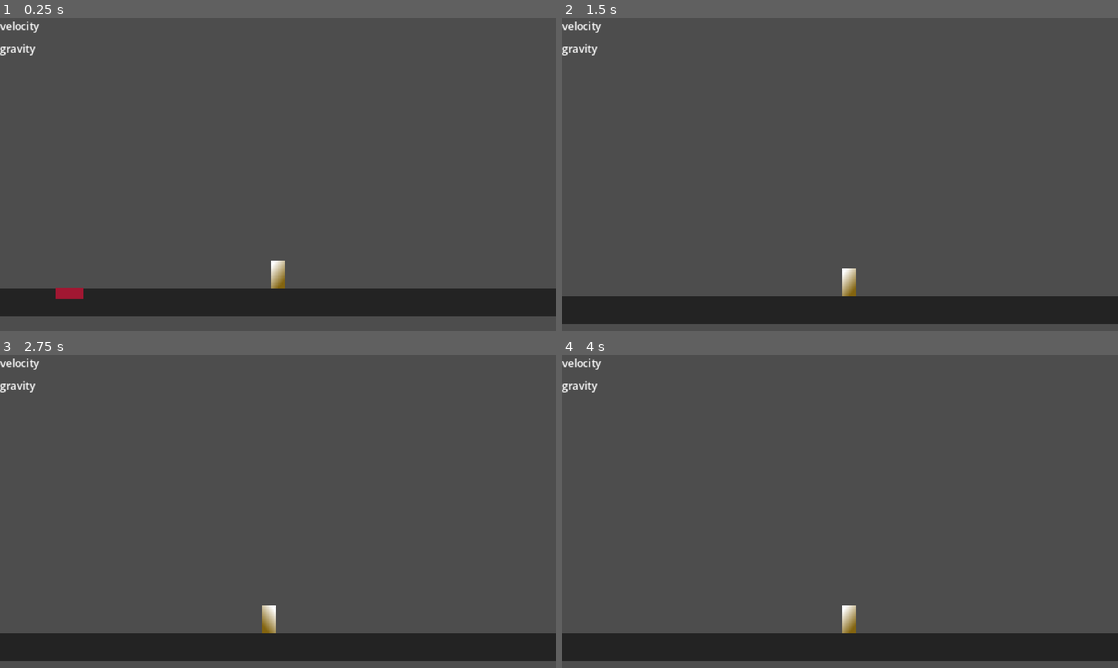
Above: before the commit, frames 1-4 (two rows, left to right).
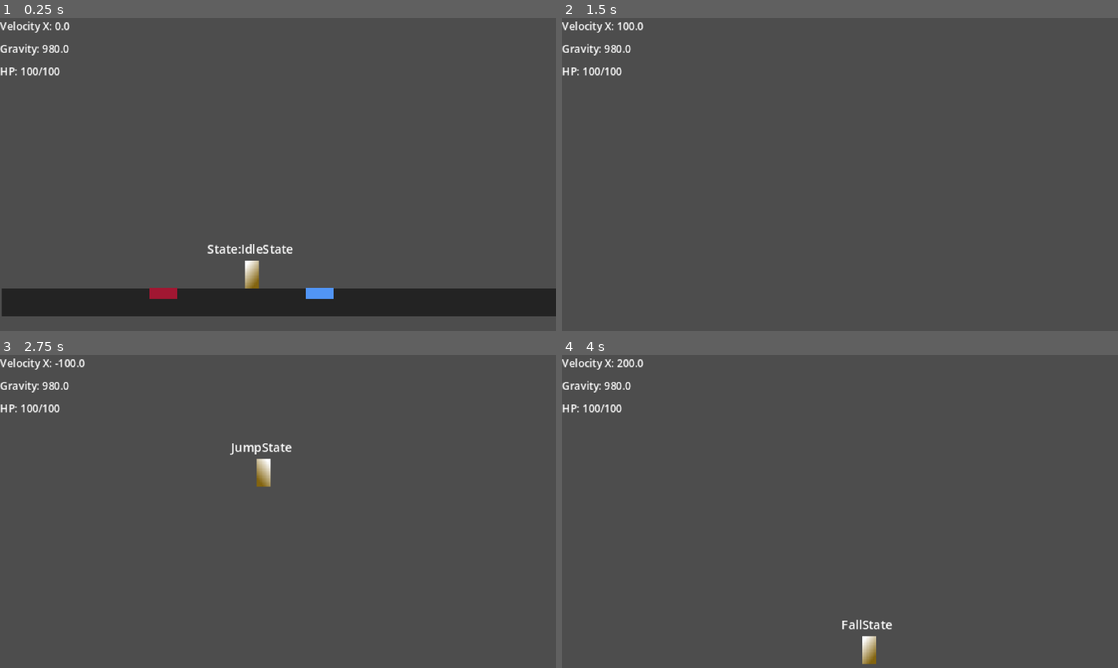
Above: after the commit, the same moments.

Repository: fixitman/plat
Game: Godot game, scene res://scenes/areas/area_1.tscn
Same seed, same stepped clock (60 frames per second), same inputs: the game is played once before the commit and once after it.
Inputs:
- Up to frame 1 (0.25 s): no input
- Up to frame 2 (1.5 s): hold Z (attack) 0.53-1.28 s; hold Right (move_right) from 0.53 s (still down); tap Up (jump) at 0.77, 0.8, 1.07, 1.35 s
- Up to frame 3 (2.75 s): tap Up (jump) at 1.52, 1.82, 2.3 s; tap Z (attack) at 1.55 s; release Right (move_right) at 2.03 s; hold Left (move_left) from 2.03 s (still down); hold Z (attack) from 2.03 s (still down)
- Up to frame 4 (4 s): release Left (move_left) at 2.78 s; release Z (attack) at 2.78 s; hold Right (move_right) from 2.78 s (still down); tap Z (attack) at 2.85 s; tap Up (jump) at 3.02, 3.32 s; hold Up (jump) from 3.53 s (still down)

The runs differ from the first frame. In frame 1, 1.8% of the frame differs, in the area x 0-60%, y 1-96%; in frame 2, 9.7%; in frame 3, 10%, in the area x 0-100%, y 1-98%; in frame 4, 9.8%.
Error before the commit: Trying to call an async function without "await". (res://scenes/player/player_state_machine.gd:23)

Commit message:
completely redid all states

Diff:
--- a/00_General/State.gd
+++ b/00_General/State.gd
@@ -1,26 +1,24 @@
 extends Node
 class_name State
 
-var player : CharacterBody2D
+var player : Player
 var state_machine : PlayerStateMachine
 
 
 func init() -> void:
 	pass
 
+func enter(previous_state: State) -> void:
+	pass
+
+func state_input(_event: InputEvent) -> State:
+	return null
+
 func state_process(_delta: float) -> State:
 	return null
-
 
 func state_physics_process(_delta: float) -> State:
 	return null
 
-
-func state_input(_event: InputEvent) -> State:
-	return null
-
-func enter(previous_state: State) -> void:
-	pass
-
 func exit() -> void:
 	pass
--- /dev/null
+++ b/00_General/fountain.tscn
@@ -0,0 +1,33 @@
+[gd_scene format=3 uid="uid://c0w8jdxkekyw2"]
+
+[ext_resource type="Script" uid="uid://b5jmwtxr8ch4b" path="res://00_General/hit-hurt_boxes/HitBox.gd" id="1_aswx0"]
+
+[sub_resource type="Gradient" id="Gradient_byk4j"]
+colors = PackedColorArray(1, 1, 1, 1, 1, 1, 1, 1)
+
+[sub_resource type="GradientTexture2D" id="GradientTexture2D_lxesk"]
+gradient = SubResource("Gradient_byk4j")
+width = 16
+height = 4
+fill_from = Vector2(0, 0.0042735045)
+
+[sub_resource type="RectangleShape2D" id="RectangleShape2D_lxesk"]
+size = Vector2(16, 6)
+
+[node name="Fountain" type="Area2D" unique_id=1797966165]
+collision_layer = 0
+collision_mask = 4
+script = ExtResource("1_aswx0")
+damage = 1
+metadata/_custom_type_script = "uid://b5jmwtxr8ch4b"
+
+[node name="Sprite2D" type="Sprite2D" parent="." unique_id=1569711018]
+modulate = Color(0.31644693, 0.5835687, 0.9642337, 1)
+position = Vector2(0, 3)
+scale = Vector2(1, 1.546875)
+texture = SubResource("GradientTexture2D_lxesk")
+
+[node name="CollisionShape2D" type="CollisionShape2D" parent="." unique_id=1383251885]
+position = Vector2(0, 2)
+shape = SubResource("RectangleShape2D_lxesk")
+debug_color = Color(0.063522294, 0.6204562, 0.55078435, 0.41960785)
--- a/00_General/hit-hurt_boxes/HitBox.gd
+++ b/00_General/hit-hurt_boxes/HitBox.gd
@@ -1,6 +1,6 @@
 class_name HitBox extends Area2D
 
-@export var damage: int = 10
+@export var damage: int = -10
 
 
 # Called when the node enters the scene tree for the first time.
--- a/scenes/areas/area_1.tscn
+++ b/scenes/areas/area_1.tscn
@@ -4,6 +4,7 @@
 [ext_resource type="PackedScene" uid="uid://dtwc23qip6cuj" path="res://scenes/areas/Plat.tscn" id="2_h3qae"]
 [ext_resource type="PackedScene" uid="uid://dm73gkenfy6r" path="res://00_General/fire.tscn" id="3_h3qae"]
 [ext_resource type="Script" uid="uid://yaj05bnyuka3" path="res://scenes/areas/hud.gd" id="4_ay52s"]
+[ext_resource type="PackedScene" uid="uid://c0w8jdxkekyw2" path="res://00_General/fountain.tscn" id="5_hvyvl"]
 
 [sub_resource type="RectangleShape2D" id="RectangleShape2D_lxesk"]
 size = Vector2(1190, 16)
@@ -12,11 +13,13 @@
 
 [node name="CanvasLayer" type="CanvasLayer" parent="." unique_id=342628907]
 
-[node name="HUD" type="Control" parent="CanvasLayer" unique_id=569289868]
+[node name="HUD" type="Control" parent="CanvasLayer" unique_id=1364699996]
 layout_mode = 3
-anchors_preset = 0
-offset_right = 40.0
-offset_bottom = 40.0
+anchors_preset = 15
+anchor_right = 1.0
+anchor_bottom = 1.0
+grow_horizontal = 2
+grow_vertical = 2
 script = ExtResource("4_ay52s")
 
 [node name="Debug" type="VBoxContainer" parent="CanvasLayer/HUD" unique_id=1456012676]
@@ -36,14 +39,18 @@
 theme_override_font_sizes/font_size = 6
 text = "gravity"
 
+[node name="HP" type="Label" parent="CanvasLayer/HUD/Debug" unique_id=457503426]
+unique_name_in_owner = true
+layout_mode = 2
+theme_override_font_sizes/font_size = 6
+text = "hp"
+
 [node name="Player" parent="." unique_id=849719576 instance=ExtResource("2_dgl8q")]
 unique_name_in_owner = true
 z_index = 10
-position = Vector2(213, 160)
+position = Vector2(144, 160)
 collision_layer = 2
 collision_mask = 1
-SPEED = 64.0
-JUMP_VELOCITY = -2000.0
 
 [node name="World" type="Node2D" parent="." unique_id=1259490127]
 
@@ -65,5 +72,9 @@
 z_as_relative = false
 position = Vector2(93, 160)
 
+[node name="Fountain" parent="World" unique_id=1603320718 instance=ExtResource("5_hvyvl")]
+position = Vector2(183, 160)
+damage = -1000000
+
 [node name="1wayPlatform" parent="." unique_id=146597342 instance=ExtResource("2_h3qae")]
 position = Vector2(248, 136)
--- a/scenes/areas/hud.gd
+++ b/scenes/areas/hud.gd
@@ -2,15 +2,21 @@
 @onready var velocity_y: Label = %VelocityY
 @onready var player: Player = %Player
 @onready var gravity: Label = %Gravity
+@onready var hp: Label = %HP
 
 
-# Called when the node enters the scene tree for the first time.
+func _ready() -> void:
+	player.hp_changed.connect(update_hp)
 
 
 # Called every frame. 'delta' is the elapsed time since the previous frame.
 func _process(delta: float) -> void:
-	if player != null && player.velocity.y <0:
-		velocity_y.text = "Velocity Y: " + str(floor(160 - player.position.y))
+	if player != null:
+		velocity_y.text = "Velocity X: " + str(player.velocity.x)
 		gravity.text = "Gravity: " + str(player.get_gravity().y)
 
 	pass
+
+
+func update_hp(new_hp, max_hp):
+	hp.text = "HP: %s/%s" % [new_hp, max_hp]
--- a/scenes/player/air_state.gd
+++ /dev/null
@@ -1,20 +0,0 @@
-class_name AirState extends State
-
-@export var ground_state: State
-@export var attack_state: State
-
-func state_physics_process(delta: float) -> State:
-
-	if player.is_on_floor():
-		return ground_state
-
-	return null
-
-
-func state_input(event: InputEvent) -> State:
-	if event.is_action_pressed("attack"):
-		return attack_state
-	elif(player.is_on_floor()):
-		return ground_state
-	else:
-		return null
--- a/scenes/player/attack_state.gd
+++ b/scenes/player/attack_state.gd
@@ -1,11 +1,28 @@
 class_name AttackState extends State
 
 @onready var hitbox_collider: CollisionShape2D = %CollisionShape2D
-@onready var ground_state: State = %GroundState
+
+@export var idle_state : IdleState
+@export var jump_state : JumpState
+@export var fall_state : FallState
 
 
-func state_process(_delta: float) -> State:
-	hitbox_collider.disabled = false
-	await get_tree().create_timer(.2).timeout
-	hitbox_collider.disabled = true
-	return state_machine.previous_state
+func enter(previous_state: State) -> void:
+	player.play_animation("attack")
+	player.animation_player.animation_finished.connect(on_animation_finished)
+
+func on_animation_finished(_anim: String):
+	if player.is_on_floor():
+		state_machine.change_state(idle_state)
+	elif player.velocity.y < 0:
+		state_machine.change_state(jump_state)
+	else:
+		state_machine.change_state(fall_state)
+
+func state_physics_process(delta: float) -> State:
+	player.apply_gravity(delta)
+	player.move_and_slide()
+	return null
+
+func exit() -> void:
+	player.animation_player.animation_finished.disconnect(on_animation_finished)
--- /dev/null
+++ b/scenes/player/fall_state.gd
@@ -0,0 +1,39 @@
+class_name FallState extends State
+
+@export var idle_state: IdleState
+@export var walk_state: WalkState
+@export var attack_state: AttackState
+@export var jump_force: float = 400
+@export var air_speed: float = 200
+
+func init() -> void:
+	pass
+
+func enter(previous_state: State) -> void:
+	player.play_animation("fall")
+	pass
+
+func state_input(event: InputEvent) -> State:
+	if event.is_action_pressed("attack"):
+		return attack_state
+	return null
+
+func state_process(_delta: float) -> State:
+	return null
+
+func state_physics_process(delta: float) -> State:
+	player.apply_gravity(delta)
+	player.update_direction()
+	player.update_sprite_flip()
+	if player.direction:
+		player.velocity.x = player.direction * air_speed
+	else:
+		player.velocity.x = move_toward(player.velocity.x,0,air_speed * 2 * delta)#should take .5 sec
+	player.move_and_slide()
+
+	if player.is_on_floor():
+		return walk_state if player.direction else idle_state
+	return null
+
+func exit() -> void:
+	pass
--- a/scenes/player/ground_state.gd
+++ /dev/null
@@ -1,18 +0,0 @@
-extends State
-
-@export var air_state :State
-@export var attack_state: State
-
-
-
-func state_input(event: InputEvent) -> State:
-	if event.is_action_pressed("jump"):
-		print("jump" + str(player.jump_velocity))
-		player.velocity.y = player.jump_velocity
-		return  air_state
-
-	if event.is_action_pressed("attack"):
-		return attack_state
-
-
-	return null
--- /dev/null
+++ b/scenes/player/idle_state.gd
@@ -0,0 +1,44 @@
+class_name IdleState extends State
+
+@export var walk_state: State
+@export var attack_state: State
+@export var jump_state : State
+
+
+func init() -> void:
+	pass
+
+func enter(previous_state: State) -> void:
+	player.play_animation("idle")
+	player.velocity = Vector2.ZERO
+	pass
+
+func state_input(event: InputEvent) -> State:
+	if event.is_action_pressed("jump") && player.is_on_floor():
+		return jump_state
+	if event.is_action_pressed("attack"):
+		return attack_state
+	if event.is_action_pressed("move_left") || event.is_action_pressed("move_right"):
+		return walk_state
+	return null
+
+func state_process(_delta: float) -> State:
+
+
+	return null
+
+func state_physics_process(delta: float) -> State:
+	player.apply_gravity(delta)
+	player.update_direction()
+	player.update_sprite_flip()
+	player.move_and_slide()
+
+	if !player.is_on_floor():
+		return jump_state
+
+	if player.direction:
+		return walk_state
+	return null
+
+func exit() -> void:
+	pass
--- /dev/null
+++ b/scenes/player/jump_state.gd
@@ -0,0 +1,46 @@
+class_name JumpState extends State
+
+@export var idle_state: IdleState
+@export var walk_state: WalkState
+@export var attack_state: AttackState
+@export var fall_state: FallState
+@export var jump_force: float = 400
+@export var air_speed: float = 200
+
+func init() -> void:
+	pass
+
+func enter(previous_state: State) -> void:
+	if !player.is_on_floor():
+		return
+	player.play_animation("jump")
+	player.velocity.y = -jump_force
+	pass
+
+func state_input(event: InputEvent) -> State:
+	if event.is_action_pressed("attack"):
+		return attack_state
+	return null
+
+func state_process(_delta: float) -> State:
+	return null
+
+func state_physics_process(delta: float) -> State:
+	player.apply_gravity(delta)
+	player.update_direction()
+	player.update_sprite_flip()
+	if player.direction:
+		player.velocity.x = player.direction * air_speed
+	else:
+		player.velocity.x = move_toward(player.velocity.x,0,air_speed * 2 * delta)#should take .5 sec
+	player.move_and_slide()
+
+	if player.is_on_floor():
+		return walk_state if player.direction else idle_state
+
+	if player.velocity.y > 0:
+		return fall_state
+	return null
+
+func exit() -> void:
+	pass
--- a/scenes/player/player.gd
+++ b/scenes/player/player.gd
@@ -1,41 +1,46 @@
 class_name Player extends CharacterBody2D
 
-@export var SPEED = 200.0
-@export var jump_velocity = -500.0
+@export var max_hp :int = 100
+
 @onready var sprite_2d : Sprite2D = $Sprite2D
-@export var max_hp :int = 5
+@onready var animation_player: AnimationPlayer = %AnimationPlayer
+
+signal hp_changed(new_hp : int, max_hp)
 
 var current_hp : int
+var direction : float
 
 func _ready() -> void:
 	current_hp = max_hp
-	pass
-
-
-func _physics_process(delta: float) -> void:
-
-	if !is_on_floor():
-		velocity.y += get_gravity().y * delta
-
-
-	var direction := Input.get_axis("move_left","move_right")
-	if direction:
-		velocity.x = direction * SPEED
-	else:
-		velocity.x = move_toward(velocity.x, 0, SPEED)
-
-	if velocity.x > .1:
-		sprite_2d.scale.x = 1
-	else: if velocity.x < -.1:
-		sprite_2d.scale.x = -1
-
-
-	move_and_slide()
+	hp_changed.emit(current_hp,max_hp)
 	pass
 
 
 func take_damage(damage: int)-> void:
 	print("ouch!")
+	var prev_hp = current_hp
 	current_hp -= damage
-	if current_hp <= 0:
+	current_hp = clamp(current_hp,0,max_hp)
+	if current_hp != prev_hp:
+		hp_changed.emit(current_hp, max_hp)
+
+	if current_hp == 0:
 		queue_free()
+
+func play_animation(anim : String):
+	if anim == "attack":
+		animation_player.play(anim)
+	pass
+
+func update_sprite_flip():
+	if velocity.x > .1:
+		sprite_2d.scale.x = 1
+	elif velocity.x < -.1:
+		sprite_2d.scale.x = -1
+
+func update_direction():
+	direction = Input.get_axis("move_left","move_right")
+
+func apply_gravity(delta):
+	if !is_on_floor():
+		velocity.y += get_gravity().y * delta
--- a/scenes/player/player.tscn
+++ b/scenes/player/player.tscn
@@ -1,13 +1,15 @@
 [gd_scene format=3 uid="uid://cdg82mh4ljjty"]
 
 [ext_resource type="Script" uid="uid://cg38bnrre8lx0" path="res://scenes/player/player.gd" id="1_g2els"]
-[ext_resource type="Script" uid="uid://b546tw8bmdw73" path="res://scenes/player/air_state.gd" id="2_gmlin"]
+[ext_resource type="Script" uid="uid://b546tw8bmdw73" path="res://scenes/player/jump_state.gd" id="2_gmlin"]
 [ext_resource type="Script" uid="uid://ktkd3xbf7ted" path="res://scenes/player/player_state_machine.gd" id="2_lvxji"]
-[ext_resource type="Script" uid="uid://cho0wuvu62bel" path="res://scenes/player/ground_state.gd" id="3_lvxji"]
+[ext_resource type="Script" uid="uid://cho0wuvu62bel" path="res://scenes/player/walk_state.gd" id="3_lvxji"]
+[ext_resource type="Script" uid="uid://ognk76w7b18e" path="res://scenes/player/idle_state.gd" id="4_5gtgg"]
 [ext_resource type="Script" uid="uid://cw3cv1oet2thk" path="res://00_General/hit-hurt_boxes/HurtBox.gd" id="6_0owmy"]
 [ext_resource type="Script" uid="uid://b5jmwtxr8ch4b" path="res://00_General/hit-hurt_boxes/HitBox.gd" id="6_75vfm"]
 [ext_resource type="Script" uid="uid://b6axvdpg86bo0" path="res://scenes/player/attack_state.gd" id="6_qek5x"]
 [ext_resource type="Script" uid="uid://dup2gvlcu53yq" path="res://scenes/player/statelabel.gd" id="8_qek5x"]
+[ext_resource type="Script" uid="uid://q5qlu5bktosj" path="res://scenes/player/fall_state.gd" id="9_h17s1"]
 
 [sub_resource type="Gradient" id="Gradient_3vyb7"]
 offsets = PackedFloat32Array(0.101626016, 1)
@@ -23,19 +25,53 @@
 [sub_resource type="RectangleShape2D" id="RectangleShape2D_d8p8g"]
 size = Vector2(9.5, 2)
 
+[sub_resource type="RectangleShape2D" id="RectangleShape2D_5bvic"]
+size = Vector2(8, 16)
+
 [sub_resource type="CapsuleShape2D" id="CapsuleShape2D_5bvic"]
 radius = 4.0
 height = 16.0
 
-[sub_resource type="RectangleShape2D" id="RectangleShape2D_5bvic"]
-size = Vector2(8, 16)
+[sub_resource type="Animation" id="Animation_5gtgg"]
+length = 0.001
+tracks/0/type = "value"
+tracks/0/imported = false
+tracks/0/enabled = true
+tracks/0/path = NodePath("Sprite2D/HitBox/CollisionShape2D:disabled")
+tracks/0/interp = 1
+tracks/0/loop_wrap = true
+tracks/0/keys = {
+"times": PackedFloat32Array(0),
+"transitions": PackedFloat32Array(1),
+"update": 1,
+"values": [true]
+}
+
+[sub_resource type="Animation" id="Animation_h17s1"]
+resource_name = "attack"
+length = 0.19999999999999998
+tracks/0/type = "value"
+tracks/0/imported = false
+tracks/0/enabled = true
+tracks/0/path = NodePath("Sprite2D/HitBox/CollisionShape2D:disabled")
+tracks/0/interp = 1
+tracks/0/loop_wrap = true
+tracks/0/keys = {
+"times": PackedFloat32Array(0, 0.19999999),
+"transitions": PackedFloat32Array(1, 1),
+"update": 1,
+"values": [false, true]
+}
+
+[sub_resource type="AnimationLibrary" id="AnimationLibrary_je7p5"]
+_data = {
+&"RESET": SubResource("Animation_5gtgg"),
+&"attack": SubResource("Animation_h17s1")
+}
 
 [node name="Player" type="CharacterBody2D" unique_id=849719576]
 collision_mask = 7
 script = ExtResource("1_g2els")
-SPEED = 900.0
-jump_velocity = -216.0
-max_hp = 3
 
 [node name="Sprite2D" type="Sprite2D" parent="." unique_id=2026461492]
 position = Vector2(0, -8)
@@ -56,8 +92,19 @@
 disabled = true
 debug_color = Color(0, 0.62351096, 0.53978425, 0.41960785)
 
+[node name="HurtBox" type="Area2D" parent="Sprite2D" unique_id=1392041683]
+visible = false
+position = Vector2(0, 8)
+collision_layer = 4
+collision_mask = 0
+script = ExtResource("6_0owmy")
+metadata/_custom_type_script = "uid://cw3cv1oet2thk"
+
+[node name="CollisionShape2D" type="CollisionShape2D" parent="Sprite2D/HurtBox" unique_id=1320153345]
+position = Vector2(0, -8)
+shape = SubResource("RectangleShape2D_5bvic")
+
 [node name="CollisionShape2D" type="CollisionShape2D" parent="." unique_id=75990870]
-visible = false
 position = Vector2(0, -8)
 shape = SubResource("CapsuleShape2D_5bvic")
 
@@ -70,41 +117,54 @@
 position_smoothing_enabled = true
 position_smoothing_speed = 10.0
 
-[node name="StateMachine" type="Node2D" parent="." unique_id=1541734177 node_paths=PackedStringArray("current_state", "player")]
+[node name="StateMachine" type="Node" parent="." unique_id=1565176101 node_paths=PackedStringArray("player")]
 unique_name_in_owner = true
 script = ExtResource("2_lvxji")
-current_state = NodePath("GroundState")
 player = NodePath("..")
 
-[node name="AirState" type="Node2D" parent="StateMachine" unique_id=1331647413 node_paths=PackedStringArray("ground_state", "attack_state")]
+[node name="IdleState" type="Node" parent="StateMachine" unique_id=483946291 node_paths=PackedStringArray("walk_state", "attack_state", "jump_state")]
+unique_name_in_owner = true
+script = ExtResource("4_5gtgg")
+walk_state = NodePath("../WalkState")
+attack_state = NodePath("../AttackState")
+jump_state = NodePath("../JumpState")
+metadata/_custom_type_script = "uid://ognk76w7b18e"
+
+[node name="WalkState" type="Node" parent="StateMachine" unique_id=1753360829 node_paths=PackedStringArray("jump_state", "attack_state", "idle_state")]
+unique_name_in_owner = true
+script = ExtResource("3_lvxji")
+jump_state = NodePath("../JumpState")
+attack_state = NodePath("../AttackState")
+idle_state = NodePath("../IdleState")
+metadata/_custom_type_script = "uid://cho0wuvu62bel"
+
+[node name="JumpState" type="Node" parent="StateMachine" unique_id=1326889603 node_paths=PackedStringArray("idle_state", "walk_state", "attack_state", "fall_state")]
 unique_name_in_owner = true
 script = ExtResource("2_gmlin")
-ground_state = NodePath("../GroundState")
+idle_state = NodePath("../IdleState")
+walk_state = NodePath("../WalkState")
 attack_state = NodePath("../AttackState")
+fall_state = NodePath("../FallState")
+jump_force = 2000.0
+air_speed = 100.0
+metadata/_custom_type_script = "uid://b546tw8bmdw73"
 
-[node name="GroundState" type="Node2D" parent="StateMachine" unique_id=1509785508 node_paths=PackedStringArray("air_state", "attack_state")]
-unique_name_in_owner = true
-script = ExtResource("3_lvxji")
-air_state = NodePath("../AirState")
-attack_state = NodePath("../AttackState")
-
-[node name="AttackState" type="Node2D" parent="StateMachine" unique_id=1253195591]
+[node name="AttackState" type="Node" parent="StateMachine" unique_id=364067538 node_paths=PackedStringArray("idle_state", "jump_state", "fall_state")]
 unique_name_in_owner = true
 script = ExtResource("6_qek5x")
+idle_state = NodePath("../IdleState")
+jump_state = NodePath("../JumpState")
+fall_state = NodePath("../FallState")
+metadata/_custom_type_script = "uid://b6axvdpg86bo0"
 
-[node name="HurtBox" type="Area2D" parent="." unique_id=1392041683]
-visible = false
-collision_layer = 4
-collision_mask = 0
-script = ExtResource("6_0owmy")
-metadata/_custom_type_script = "uid://cw3cv1oet2thk"
-
-[node name="CollisionShape2D" type="CollisionShape2D" parent="HurtBox" unique_id=1320153345]
-position = Vector2(0, -8)
-shape = SubResource("RectangleShape2D_5bvic")
+[node name="FallState" type="Node" parent="StateMachine" unique_id=1464839074 node_paths=PackedStringArray("idle_state", "walk_state", "attack_state")]
+script = ExtResource("9_h17s1")
+idle_state = NodePath("../IdleState")
+walk_state = NodePath("../WalkState")
+attack_state = NodePath("../AttackState")
+metadata/_custom_type_script = "uid://q5qlu5bktosj"
 
 [node name="StateLabel" type="Label" parent="." unique_id=1085147576 node_paths=PackedStringArray("state_machine")]
-visible = false
 offset_left = -35.0
 offset_top = -28.0
 offset_right = 33.0
@@ -113,3 +173,7 @@
 horizontal_alignment = 1
 script = ExtResource("8_qek5x")
 state_machine = NodePath("../StateMachine")
+
+[node name="AnimationPlayer" type="AnimationPlayer" parent="." unique_id=391467409]
+unique_name_in_owner = true
+libraries/ = SubResource("AnimationLibrary_je7p5")
--- a/scenes/player/player_state_machine.gd
+++ b/scenes/player/player_state_machine.gd
@@ -15,15 +15,22 @@
 			child.player = player
 			child.state_machine = self
 
+	if states.size() > 0:
+		current_state = states[0]
+
+
 
 func _physics_process(delta: float) -> void:
-	change_state(current_state.state_physics_process(delta))
+	var new_state = current_state.state_physics_process(delta)
+	change_state(new_state)
 
 func _process(delta: float) -> void:
-	change_state(current_state.state_process(delta))
+	var new_state = current_state.state_process(delta)
+	change_state(new_state)
 
-func _input(event: InputEvent) -> void:
-	change_state(current_state.state_input(event))
+func _unhandled_input(event: InputEvent) -> void:
+	var new_state = current_state.state_input(event)
+	change_state(new_state)
 
 func change_state(new_state : State) -> void:
 	if new_state == null || new_state == current_state:
--- a/scenes/player/statelabel.gd
+++ b/scenes/player/statelabel.gd
@@ -5,8 +5,9 @@
 @export var state_machine: PlayerStateMachine
 
 func _ready() -> void:
-	text = "State:" + state_machine.current_state.name
-	state_machine.state_chenged.connect(update_text)
+	if state_machine.current_state:
+		text = "State:" + state_machine.current_state.name
+		state_machine.state_chenged.connect(update_text)
 	pass
 
 
--- /dev/null
+++ b/scenes/player/walk_state.gd
@@ -0,0 +1,41 @@
+class_name WalkState extends State
+
+@export var jump_state :State
+@export var attack_state: State
+@export var idle_state : State
+@export var SPEED = 200.0
+
+
+func init() -> void:
+	pass
+
+func enter(previous_state: State) -> void:
+	player.play_animation("walk")
+	pass
+
+func state_input(_event: InputEvent) -> State:
+	if _event.is_action_pressed("jump") && player.is_on_floor():
+		return jump_state
+	if _event.is_action_pressed("attack"):
+		return attack_state
+	return null
+
+func state_process(_delta: float) -> State:
+	return null
+
+func state_physics_process(delta: float) -> State:
+	player.update_direction()
+	player.update_sprite_flip()
+	player.apply_gravity(delta)
+	if !player.direction :
+		return idle_state
+
+	player.velocity.x = player.direction * SPEED
+	player.move_and_slide()
+
+	if !player.is_on_floor():
+		return jump_state
+	return null
+
+func exit() -> void:
+	pass
Not shown, added: scenes/player/fall_state.gd.uid
Not shown, added: scenes/player/idle_state.gd.uid
Renamed: scenes/player/air_state.gd.uid -> scenes/player/jump_state.gd.uid
Renamed: scenes/player/ground_state.gd.uid -> scenes/player/walk_state.gd.uid
